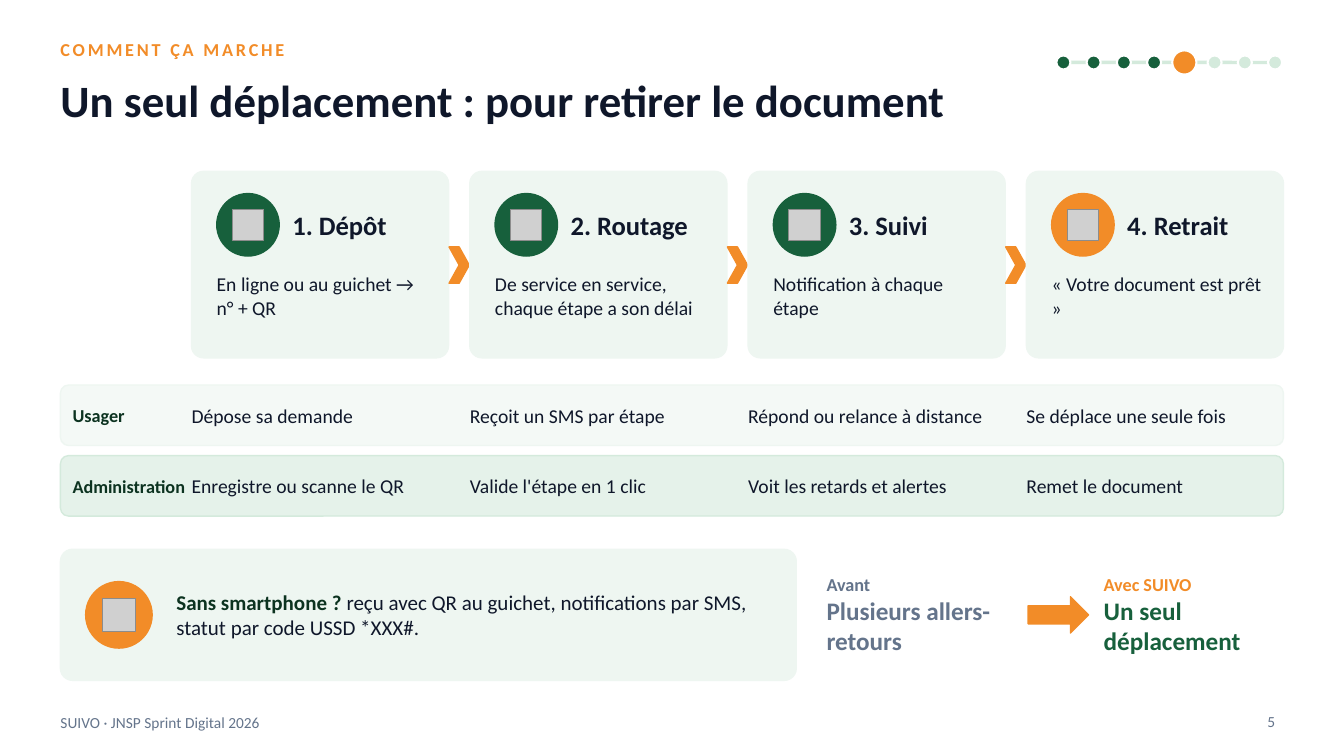
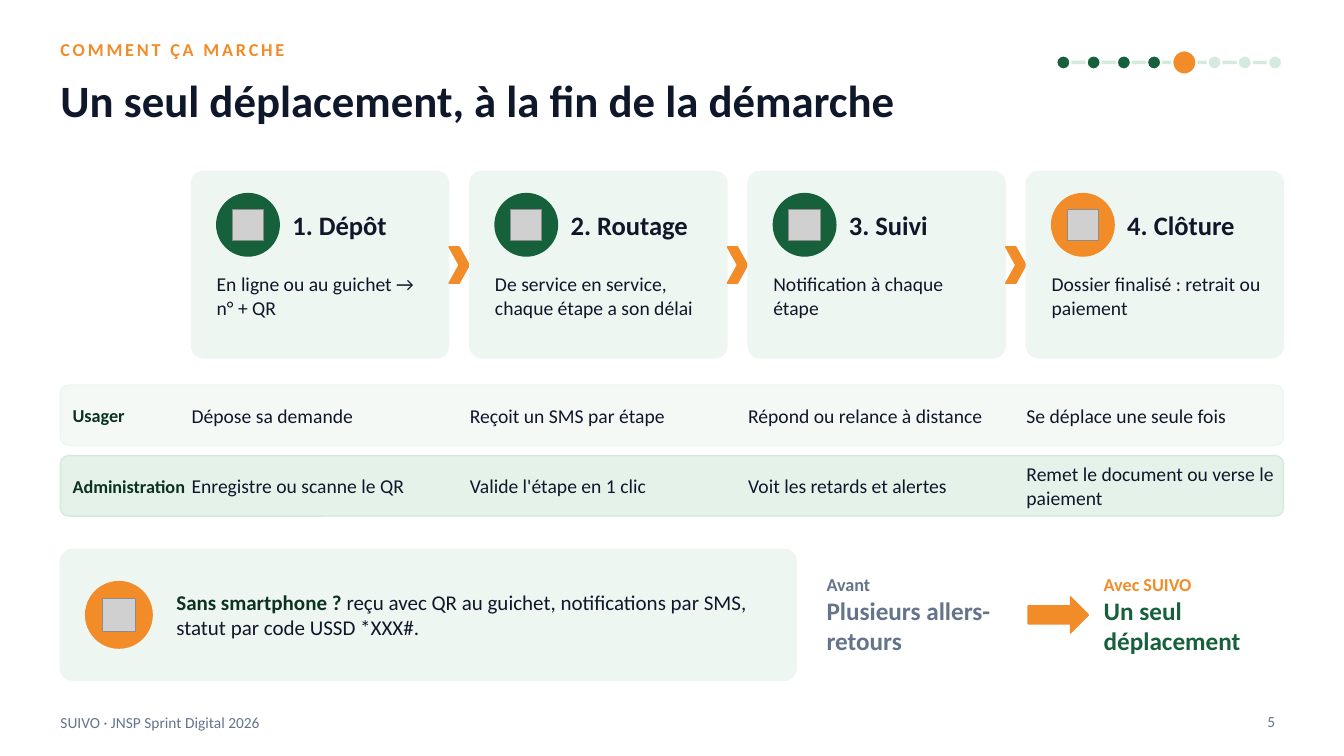
Before and after one commit to karl94/blog, a slide deck: slide 5 of jnsp-sprint-digital/08-pitch-deck/SUIVO-pitch-illustre.pptx. Drawn at 1344x756 pixels with LibreOffice and Linux fonts; fonts in the diff are those of the drawing; grey boxes stand for pictures. Boxes give left, top, right and bottom in pixels: in the first picture for what was removed or moved away, otherwise in the second. Text is boxed around its words. In the diff, an @@ line names an element or a change of style, - is before the commit and + after.

```diff
--- a/jnsp-sprint-digital/08-pitch-deck/SUIVO-pitch-illustre.pptx
+++ b/jnsp-sprint-digital/08-pitch-deck/SUIVO-pitch-illustre.pptx
@@ title at <box>60,85,895,124</box>: text changed @@
-Un seul déplacement : pour retirer le document
+Un seul déplacement, à la fin de la démarche
@@ text at <box>1127,216,1235,236</box>: text changed @@
-4. Retrait
+4. Clôture
@@ text at <box>1052,277,1261,318</box>: text changed @@
-« Votre document est prêt »
+Dossier finalisé : retrait ou paiement
@@ text at <box>1026,467,1273,508</box>: text changed @@
-Remet le document
+Remet le document ou verse le paiement
```
Also in this commit, not shown: 1 other slide changed, 24 other files.
